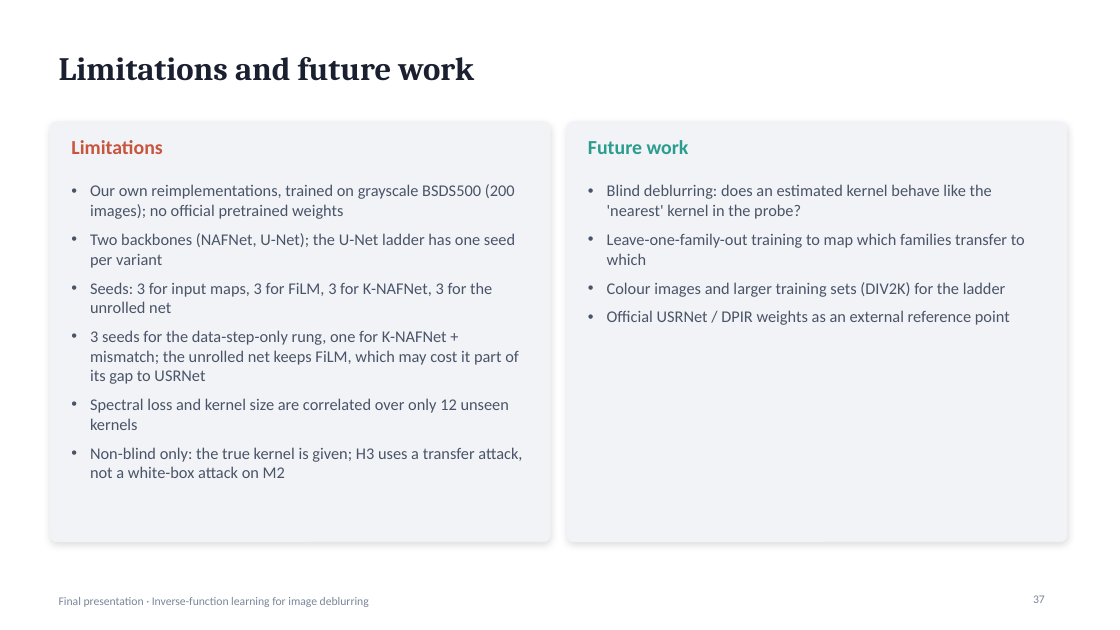
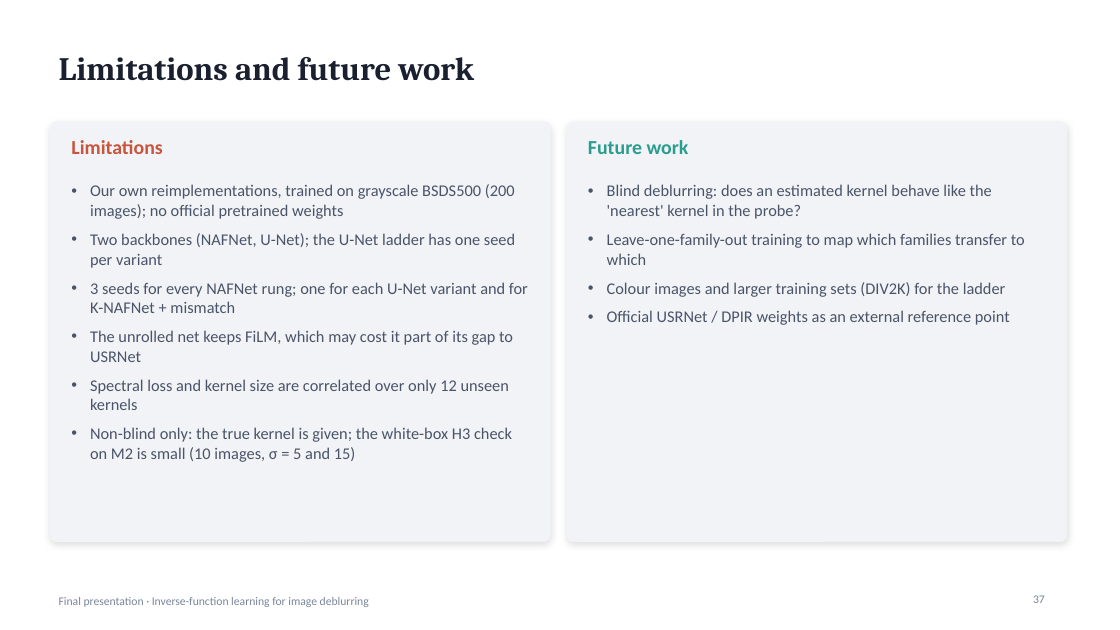
Before and after one commit to suryamanoj4/Inverse-Deblur, a slide deck: slide 37 of report/final_presentation.pptx. Drawn at 1120x630 pixels with LibreOffice and Linux fonts; fonts in the diff are those of the drawing. Boxes give left, top, right and bottom in pixels: in the first picture for what was removed or moved away, otherwise in the second. Text is boxed around its words. In the diff, an @@ line names an element or a change of style, - is before the commit and + after.

```diff
--- a/report/final_presentation.pptx
+++ b/report/final_presentation.pptx
@@ text at <box>90,282,528,362</box>: text changed @@
-• Seeds: 3 for input maps, 3 for FiLM, 3 for K-NAFNet, 3 for the unrolled net
-• 3 seeds for the data-step-only rung, one for K-NAFNet + mismatch; the unrolled net keeps FiLM, which may cost it part of its gap to USRNet
+• 3 seeds for every NAFNet rung; one for each U-Net variant and for K-NAFNet + mismatch
+• The unrolled net keeps FiLM, which may cost it part of its gap to USRNet
@@ text at <box>90,427,512,462</box>: text changed @@
-• Non-blind only: the true kernel is given; H3 uses a transfer attack, not a white-box attack on M2
+• Non-blind only: the true kernel is given; the white-box H3 check on M2 is small (10 images, σ = 5 and 15)
```
Also in this commit, not shown: 6 other slides changed, 16 other files.
